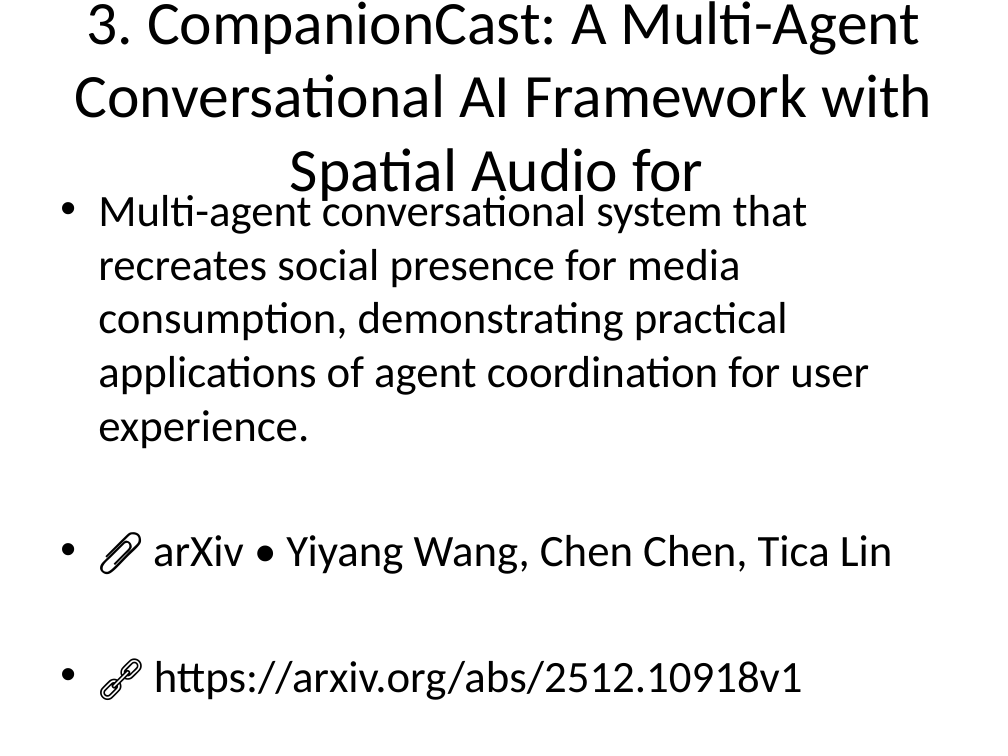
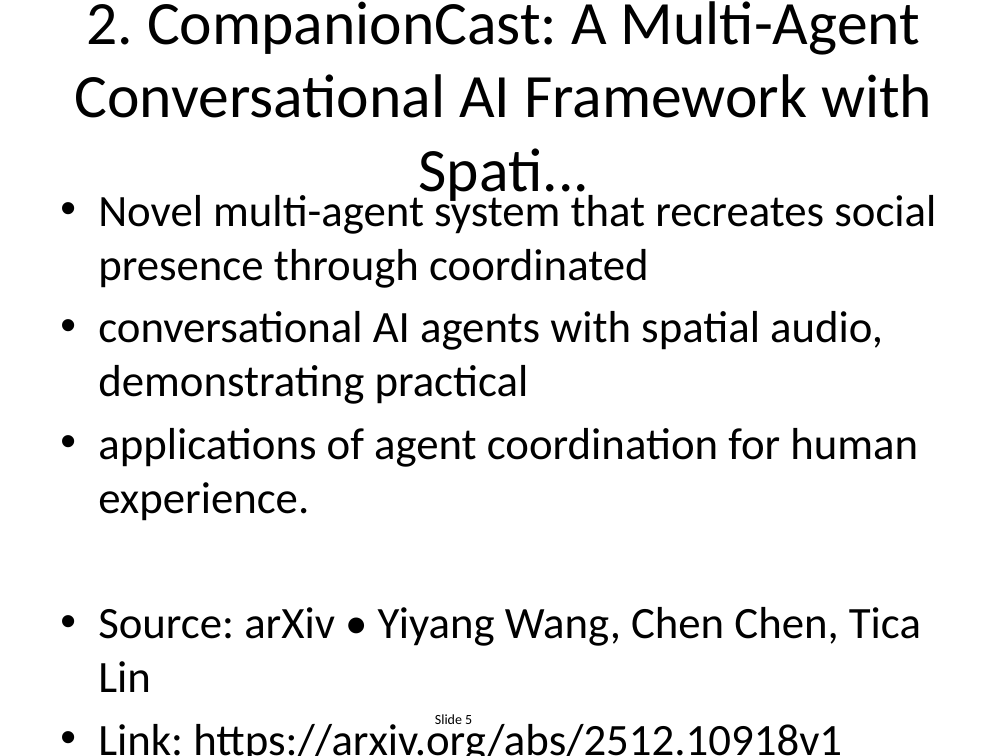
Before and after one commit to EiriniOr/ai-weekly-digest, a slide deck: slide 5 of AI_Weekly_2025-12-14.pptx (slide 6 before the commit). Drawn at 1008x756 pixels with LibreOffice and Linux fonts; fonts in the diff are those of the drawing. Boxes give left, top, right and bottom in pixels: in the first picture for what was removed or moved away, otherwise in the second. Text is boxed around its words. In the diff, an @@ line names an element or a change of style, - is before the commit and + after.

```diff
--- a/AI_Weekly_2025-12-14.pptx
+++ b/AI_Weekly_2025-12-14.pptx
@@ title at (75,1,932,118): text changed @@
-3. CompanionCast: A Multi-Agent Conversational AI Framework with Spatial Audio for
+2. CompanionCast: A Multi-Agent Conversational AI Framework with Spati...
@@ text at (98,189,936,756): text changed @@
-• Multi-agent conversational system that recreates social presence for media consumption, demonstrating practical applications of agent coordination for user experience.
-• 📎 arXiv • Yiyang Wang, Chen Chen, Tica Lin
-• 🔗 https://arxiv.org/abs/2512.10918v1
+• Novel multi-agent system that recreates social presence through coordinated
+• conversational AI agents with spatial audio, demonstrating practical
+• applications of agent coordination for human experience.
+• Source: arXiv • Yiyang Wang, Chen Chen, Tica Lin
+• Link: https://arxiv.org/abs/2512.10918v1
@@ text added at (435,714,472,724), 10 pt, text #000000 @@
+Slide 5
```
Also in this commit, not shown: 23 other slides changed, 1 slide added, 1 slide removed.
